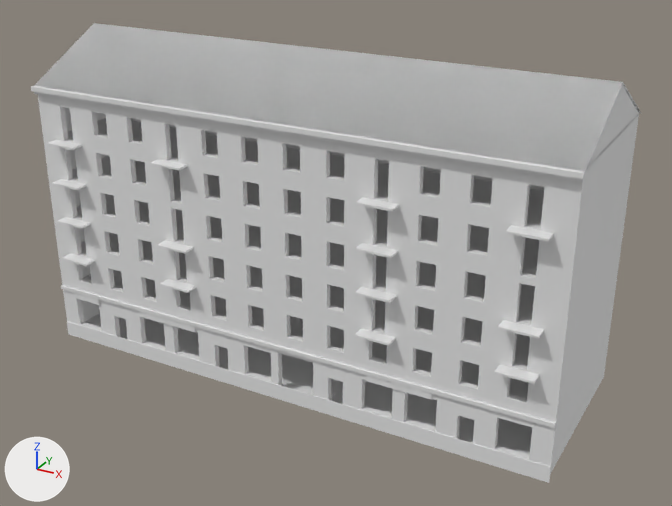
The glTF model assets/models/zone/street/house_c_lod1.glb: old version first, new version second.
One viewpoint serves both versions: a camera (50 mm lens) standing at (32.9, -57.6, 37.7) and looking at (1.5, -0.6, 9.3). Lighting does not change. The marker at lower left points along +X, +Y and +Z. The older version comes first. Materials are left out; every surface is plain grey. Vertices at exactly the same position are counted once.

The first picture shows 'house_c'.
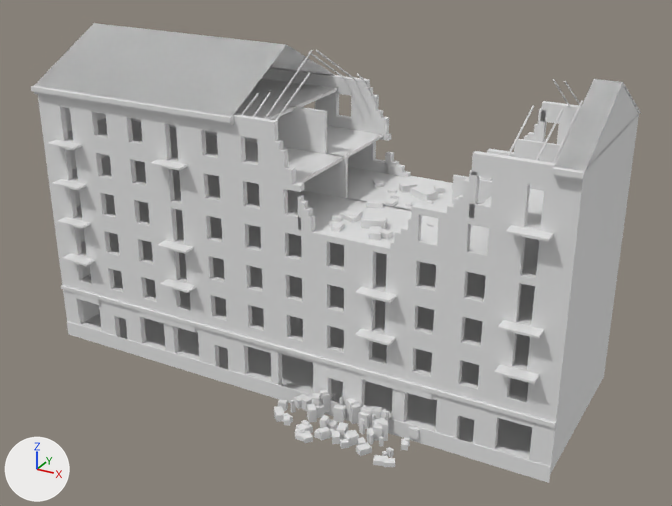
Where the change shows, as pixel boxes (x1, y1, x2, y2) in the pictures (672 x 506 px; the box of a moved part takes in the faces that stretch with it):
```json
{"part": 1, "of": "me_house_c", "change": "moved or reshaped", "before": [355, 243, 398, 258], "after": [426, 222, 433, 227]}
{"part": 2, "of": "me_house_c", "change": "moved or reshaped", "before": [356, 198, 399, 212], "after": [426, 200, 434, 204]}
{"part": 3, "of": "me_house_c", "change": "added", "after": [332, 215, 343, 222]}
{"part": 4, "of": "me_house_c", "change": "added", "after": [283, 413, 293, 423]}
{"part": 5, "of": "me_house_c", "change": "added", "after": [360, 405, 374, 428]}
{"part": 6, "of": "me_house_c", "change": "added", "after": [408, 427, 419, 439]}
{"part": 7, "of": "me_house_c", "change": "added", "after": [278, 399, 288, 411]}
{"part": 8, "of": "me_house_c", "change": "added", "after": [295, 433, 303, 441]}
{"part": 9, "of": "me_house_c", "change": "cut back", "before": [257, 130, 466, 248], "after": [31, 23, 641, 254]}
{"part": 10, "of": "me_house_c", "change": "added", "after": [274, 390, 410, 467]}
```

Edits to the scene script, one JSON object a line:
```json
{"block": "me_house_c", "where": "# used by ob_house_c; location = (0.0, 0.0, 0.0)"}
{"op": "remove", "block": "me_house_c", "code": "me_house_c.from_pydata(...)  # 2196 vertices, 5692 faces; spans x -21.1..21.1, y -8.0..7.3, z -0.6..24.5"}
{"op": "add", "block": "me_house_c", "code": "me_house_c.from_pydata(...)  # 3280 vertices, 7182 faces; spans x -21.1..21.1, y -11.5..11.3, z -0.6..24.5"}
{"block": "me_house_c", "change": "me_house_c part 1: the loose piece of 8 vertices spanning x 7.0..9.6, y -8.0..-7.0, z 13.4..13.6 is turned 139.3 degrees about the z axis through its middle and scaled by 0.211, then moved by (1.4, 5.4, 0.2)"}
{"block": "me_house_c", "change": "me_house_c part 2: the loose piece of 8 vertices spanning x 7.0..9.6, y -8.0..-7.0, z 16.6..16.8 is scaled about its middle by (0.184, 0.286, 0.761), then moved by (-0.4, 9.6, -3.1)"}
{"block": "me_house_c", "change": "me_house_c part 3: the loose piece of 8 vertices spanning x 7.0..9.6, y -8.0..-7.0, z 13.4..13.6 is copied, and the copy is scaled about its middle by (-0.259, -0.404, 1.79), then moved by (-4.7, 3.3, 0.2); it spans x 3.3..4.0, y -4.5..-4.0, z 13.6..13.9"}
{"block": "me_house_c", "change": "me_house_c part 4: the loose piece of 8 vertices spanning x -20.5..20.5, y -6.5..6.5, z -0.3..0.0 is copied, and the copy is scaled about its middle by (0.0158, 0.0349, 1.46), then moved by (2.6, -9.7, 0.1); it spans x 2.2..3.0, y -10.0..-9.4, z -0.2..0.2"}
{"block": "me_house_c", "change": "me_house_c part 5: the loose piece of 8 vertices spanning x 7.0..9.6, y -8.0..-7.0, z 7.0..7.2 is copied, and the copy is scaled about its middle by (-0.299, -0.543, 8.36), then moved by (-0.6, 0.2, -6.7); it spans x 7.3..8.1, y -7.6..-7.0, z -0.2..1.1"}
{"block": "me_house_c", "change": "me_house_c part 6: the loose piece of 8 vertices spanning x 7.0..9.6, y -8.0..-7.0, z 7.0..7.2 is copied, and the copy is scaled about its middle by (0.286, 0.521, 4.38), then moved by (3.0, 0.5, -7.0); it spans x 10.9..11.7, y -7.3..-6.7, z -0.2..0.5"}
{"block": "me_house_c", "change": "me_house_c part 7: the loose piece of 8 vertices spanning x -20.5..20.5, y -6.5..6.5, z -0.3..0.0 is copied, and the copy is scaled about its middle by (-0.0144, -0.0318, 2.19), then moved by (1.5, -8.5, 0.3); it spans x 1.1..1.8, y -8.8..-8.3, z -0.2..0.5"}
{"block": "me_house_c", "change": "me_house_c part 8: the loose piece of 8 vertices spanning x 7.0..9.6, y -8.0..-7.0, z 7.0..7.2 is copied, and the copy is scaled about its middle by (0.33, 0.601, 2.19), then moved by (-3.7, -3.5, -7.1); it spans x 4.2..5.1, y -11.3..-10.7, z -0.2..0.2"}
{"block": "me_house_c", "change": "me_house_c part 9: 2 vertices moved from x 11.0, y -7.0..6.5, z 17.7 to x 10.5, y -7.0..6.5, z 16.8; 142 vertices removed from x 1.0..12.3, y -7.0..7.0, z 13.6..20.9; 530 vertices added at x -20.5..20.5, y -7.5..7.3, z 4.0..24.5"}
{"block": "me_house_c", "change": "me_house_c part 10: 424 vertices added at x 1.1..11.7, y -11.5..-6.5, z -0.2..1.5"}
{"block": "me_house_c", "change": "other edits to the shape of me_house_c do not show in these pictures"}
```
